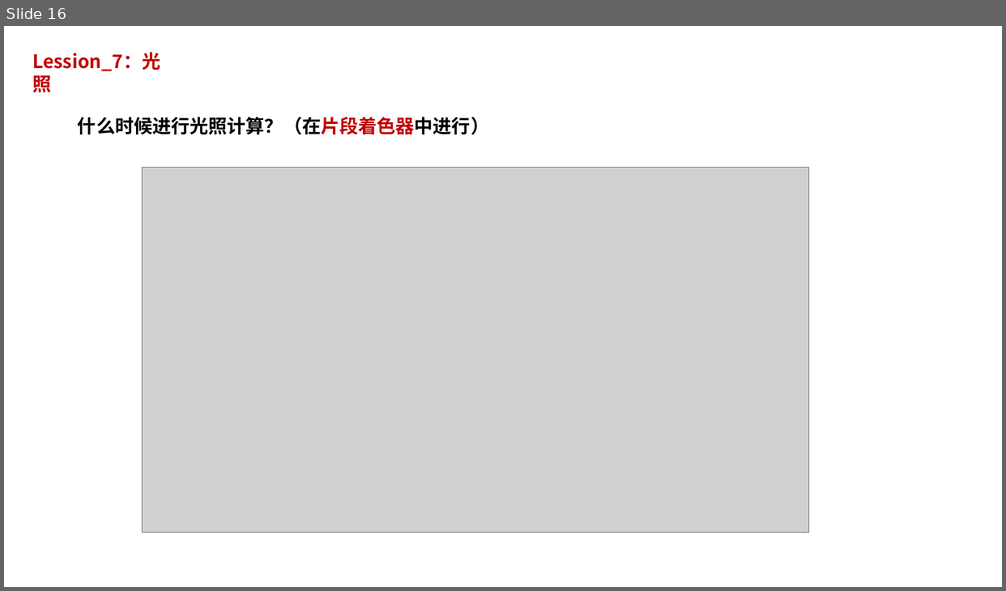
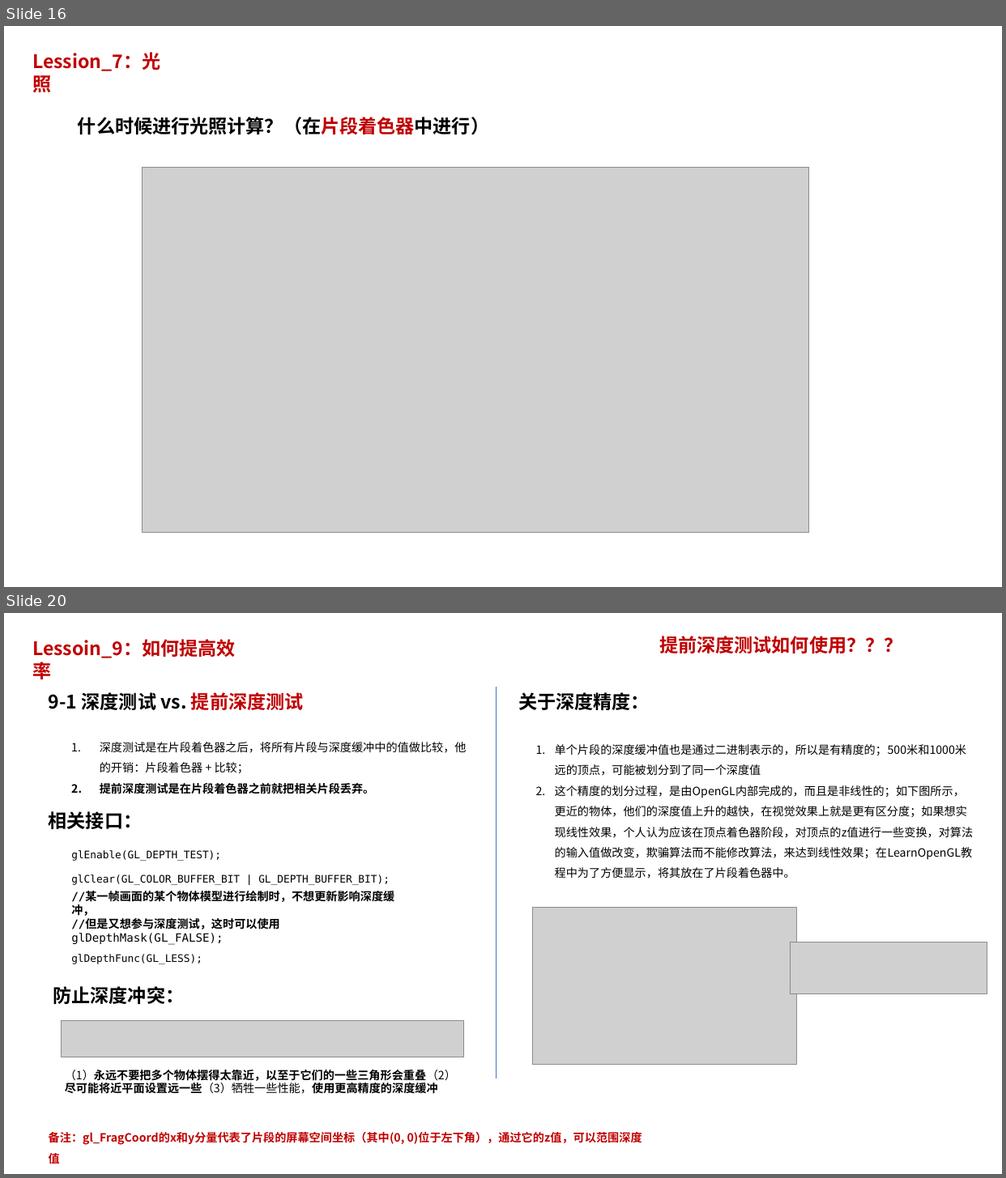
Before and after one commit to pczpcz/OpenglLearning, a slide deck: note/note.pptx. Shown one above the other, each under a label of ours: slide 16 before the commit, slides 16 and 20 after it; the slides between them are not shown. The pictures are 1006x591 and 1006x1178 pixels, drawn with LibreOffice and Linux fonts; fonts in the diff are those of the drawing; grey boxes stand for pictures. Boxes give left, top, right and bottom in pixels: in the first picture for what was removed or moved away, otherwise in the second. Text is boxed around its words. In the diff, an @@ line names an element or a change of style, - is before the commit and + after.

Commit message:
Lession9: 提升效率方法，并维护之前的笔记内容

```diff
--- a/note/note.pptx
+++ b/note/note.pptx
@@ slide 20 added at <box>4,613,1002,1174</box>, background #FFFFFF @@
@@ text added at <box>659,636,902,653</box>, 18 pt, text #C00000, bold @@
+提前深度测试如何使用？？？
@@ text added at <box>32,639,236,679</box>, 18 pt, text #C00000, bold @@
+Lessoin_9：如何提高效率
@@ text added at <box>49,692,304,710</box>, 18 pt, text #000000, bold @@
+9-1 深度测试 vs. 提前深度测试
@@ line added from (496, 687) to (496, 1079), #4472C4 0.5 pt @@
@@ text added at <box>518,692,650,710</box>, 18 pt, text #000000, bold @@
+关于深度精度：
@@ text added at <box>100,742,467,794</box>, 11 pt, text #000000 @@
+1. 深度测试是在片段着色器之后，将所有片段与深度缓冲中的值做比较，他的开销：片段着色器 + 比较；
+2. 提前深度测试是在片段着色器之前就把相关片段丢弃。
@@ text added at <box>555,744,974,879</box>, 11 pt, text #000000 @@
+1. 单个片段的深度缓冲值也是通过二进制表示的，所以是有精度的；500米和1000米远的顶点，可能被划分到了同一个深度值
+2. 这个精度的划分过程，是由OpenGL内部完成的，而且是非线性的；如下图所示，更近的物体，他们的深度值上升的越快，在视觉效果上就是更有区分度；如果想实现线性效果，个人认为应该在顶点着色器阶段，对顶点的z值进行一些变换，对算法的输入值做改变，欺骗算法而不能修改算法，来达到线性效果；在LearnOpenGL教程中为了方便显示，将其放在了片段着色器中。
@@ text added at <box>49,811,142,829</box>, 18 pt, text #000000, bold @@
+相关接口：
@@ text added at <box>71,850,221,861</box>, 10 pt, text #000000 @@
+glEnable(GL_DEPTH_TEST);
@@ text added at <box>71,875,390,885</box>, 10 pt, text #000000 @@
+glClear(GL_COLOR_BUFFER_BIT | GL_DEPTH_BUFFER_BIT);
@@ text added at <box>71,892,394,945</box>, 11 pt, text #000000, bold @@
+//某一帧画面的某个物体模型进行绘制时，不想更新影响深度缓冲，
+//但是又想参与深度测试，这时可以使用
+glDepthMask(GL_FALSE);
@@ picture added at <box>533,907,797,1064</box> @@
@@ picture added at <box>790,943,987,994</box> @@
@@ text added at <box>71,954,202,965</box>, 10 pt, text #000000 @@
+glDepthFunc(GL_LESS);
@@ text added at <box>53,986,185,1004</box>, 18 pt, text #000000, bold @@
+防止深度冲突：
@@ picture added at <box>62,1021,464,1058</box> @@
@@ text added at <box>65,1070,456,1094</box>, 11 pt, text #000000, bold @@
+（1）永远不要把多个物体摆得太靠近，以至于它们的一些三角形会重叠（2）尽可能将近平面设置远一些（3）牺牲一些性能，使用更高精度的深度缓冲
@@ text added at <box>49,1132,642,1145</box>, 11 pt, text #C00000, bold @@
+备注：gl_FragCoord的x和y分量代表了片段的屏幕空间坐标（其中(0, 0)位于左下角），通过它的z值，可以范围深度值
```
Also in this commit, not shown: 4 slides changed, 6 other slides added.
